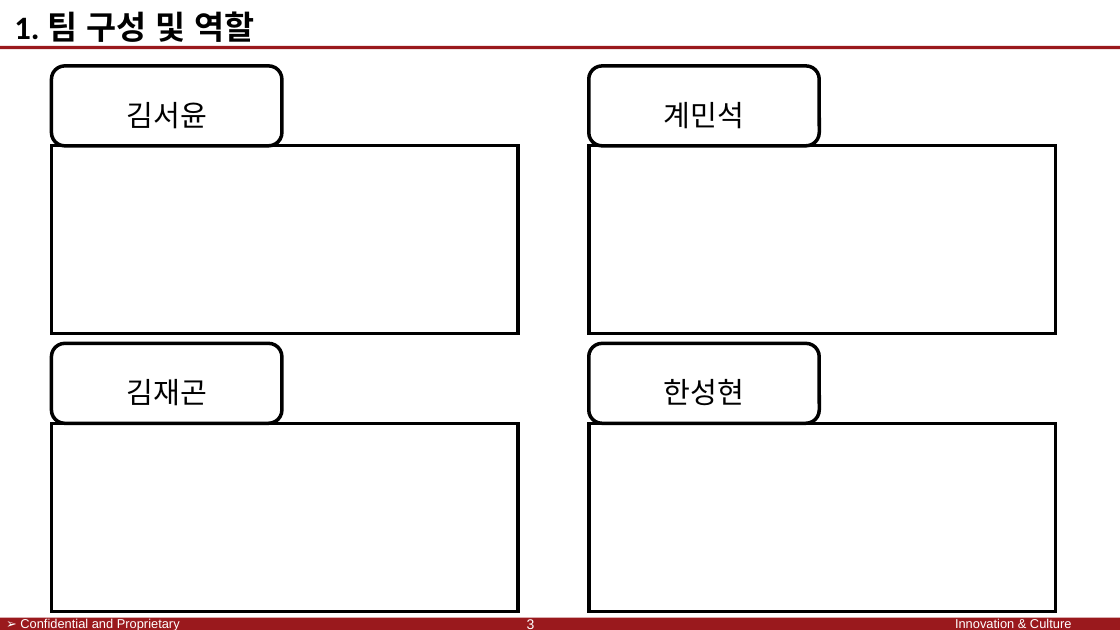
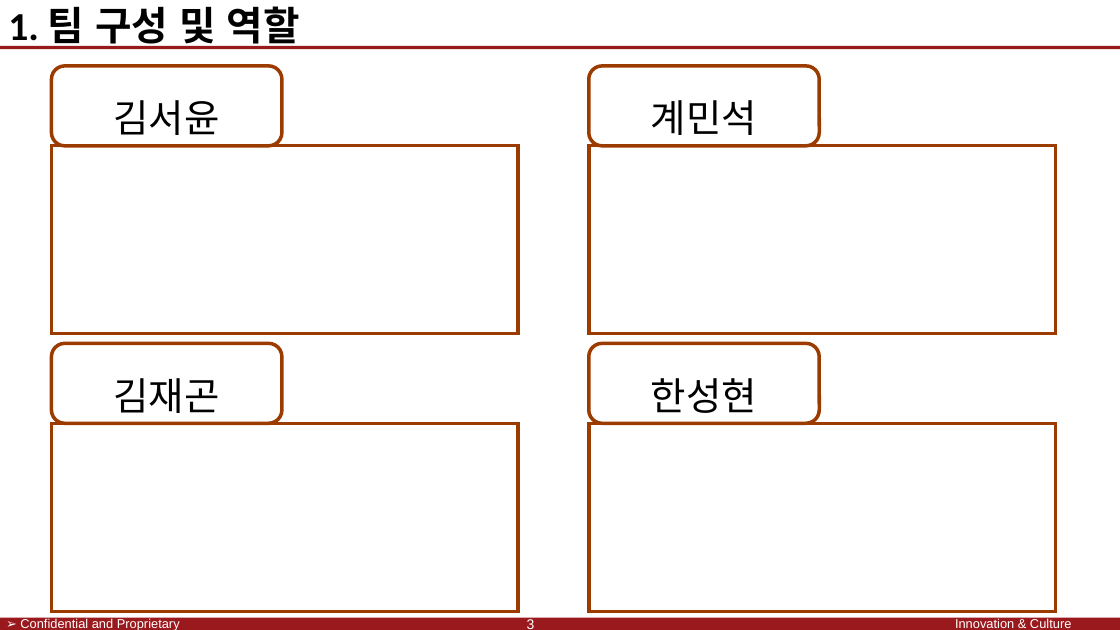
Before and after one commit to SaintSeong/JusungProject, a slide deck: slide 3 of A조 발표.pptx. Drawn at 1120x630 pixels with LibreOffice and Linux fonts; fonts in the diff are those of the drawing; background and template pictures are left out. Boxes give left, top, right and bottom in pixels: in the first picture for what was removed or moved away, otherwise in the second. Text is boxed around its words. In the diff, an @@ line names an element or a change of style, - is before the commit and + after.

Commit message:
PPT MODIFY

```diff
--- a/A조 발표.pptx
+++ b/A조 발표.pptx
@@ text "1. 팀 구성 및 역할" at bbox=[8, 6, 300, 49]: size 28 to 34 pt; alignment centre to left @@
@@ size 25 to 33 pt; outline #000000 3 pt to #9C3B00 3 pt in 4 elements at bbox=[51, 66, 281, 145], bbox=[51, 344, 281, 423], bbox=[589, 66, 819, 145], bbox=[589, 344, 819, 423] @@
@@ outline #000000 3 pt to #9C3B00 3 pt in 4 elements at bbox=[51, 423, 518, 612], bbox=[51, 145, 518, 334], bbox=[589, 145, 1056, 334], bbox=[589, 423, 1056, 612] @@
```
Also in this commit, not shown: 9 other slides changed.
